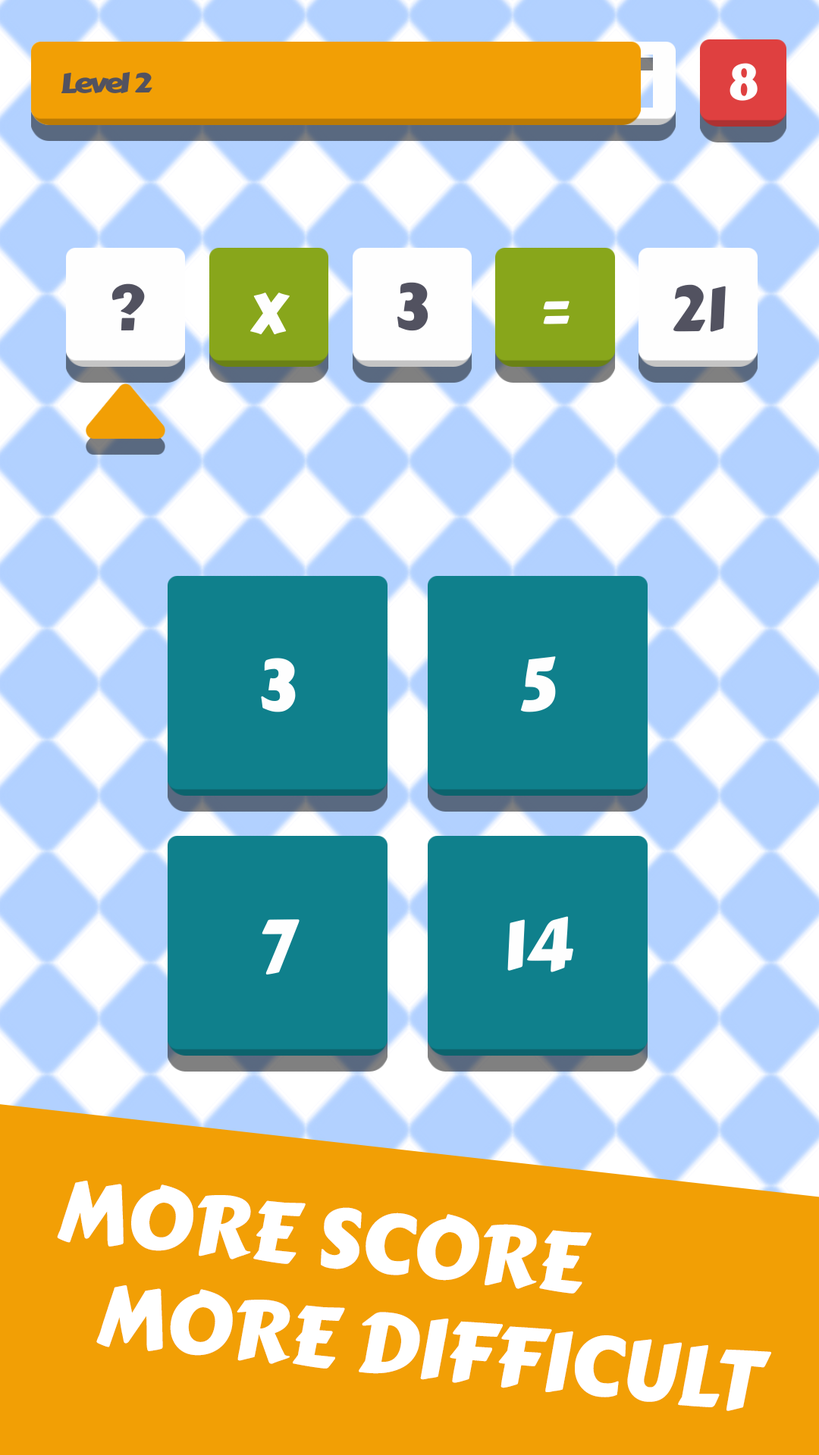
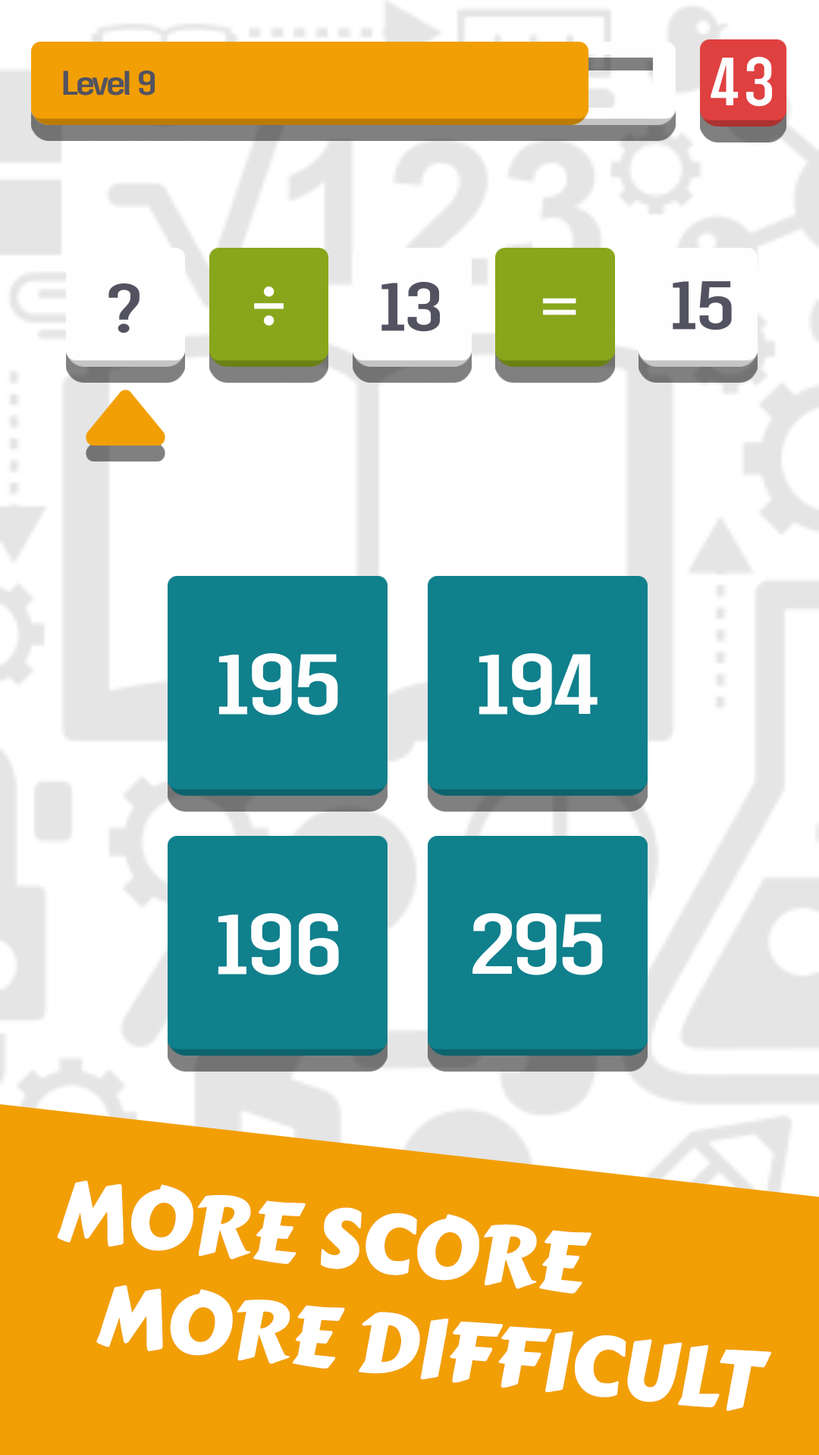
Layered file, before and after one edit (819×1455). Changes by layer:
painted on "MORE SCORE MORE DIFFICULT" over 74, 1181, 768, 1373
renamed "Background" to "Layer 1", painted on it over 0, 0, 819, 1373
